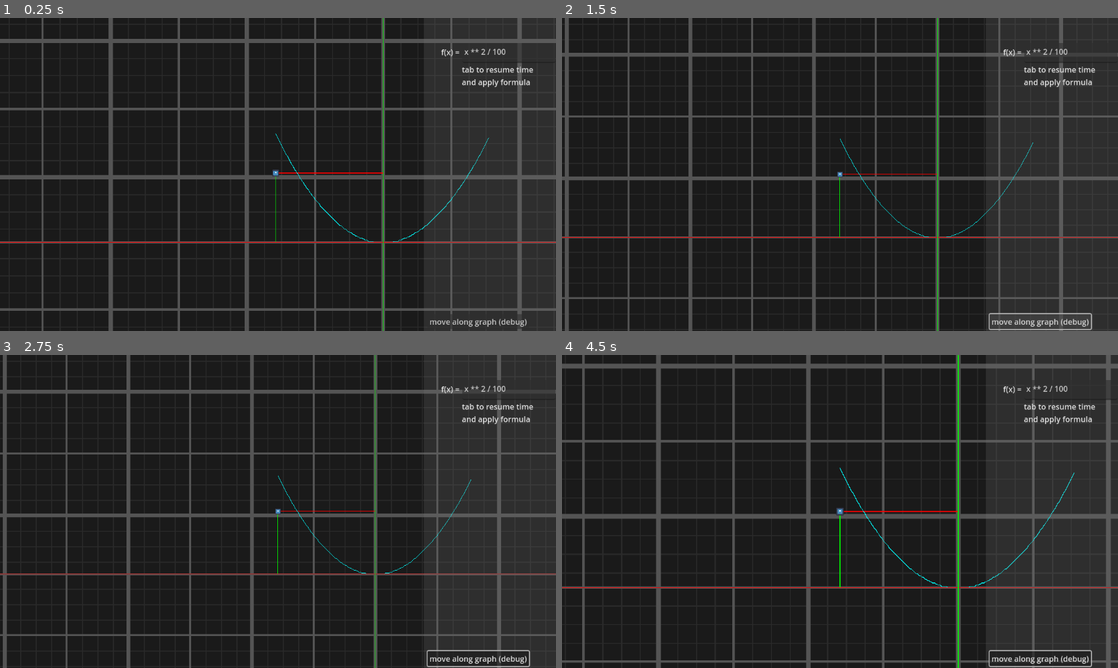
Above: before the commit, frames 1-4 (two rows, left to right).
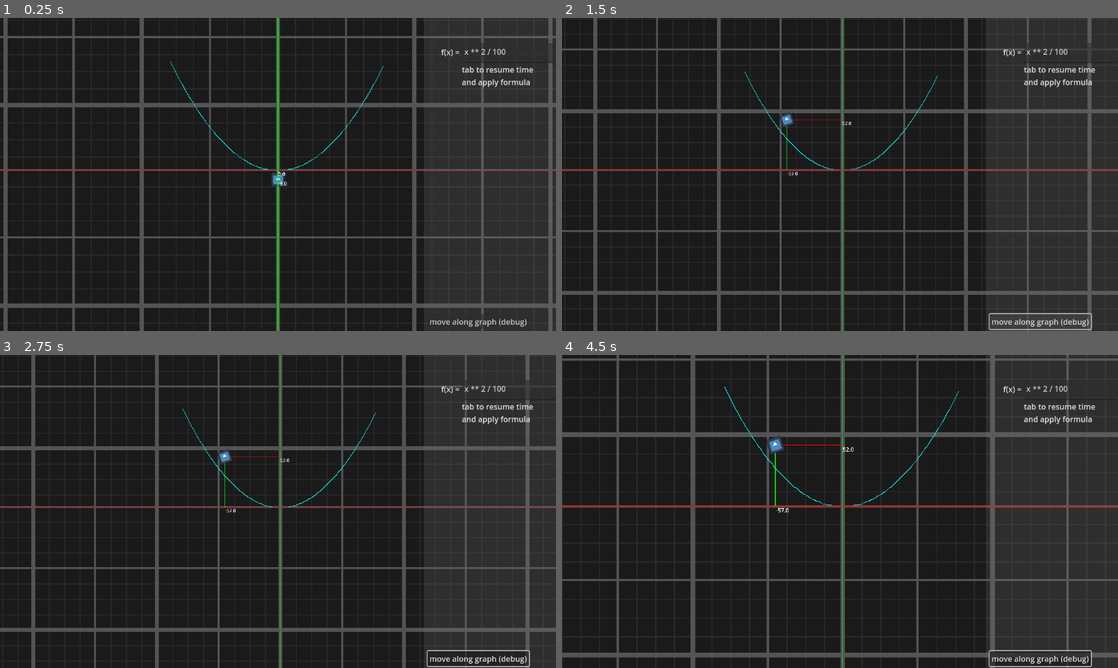
Above: after the commit, the same moments.

Repository: boiiiiiiiii12355/graph-combat
Game: Godot game, scene res://Scenes/game.tscn
Same seed, same stepped clock (60 frames per second), same inputs: the game is played once before the commit and once after it. The engine's default icon, where the game draws it, is replaced by a stand-in: a white triangle on a blue panel in a dark square.
Inputs (mouse positions are in pixels of both pictures, inside the frame that each line leads up to):
- Up to frame 1 (0.25 s): no input
- Up to frame 2 (1.5 s): click "move along graph (debug)" at 0.5 s; click "move along graph (debug)" at 1.25 s
- Up to frame 3 (2.75 s): click "move along graph (debug)" at 2 s
- Up to frame 4 (4.5 s): tap Enter at 2.75 s; move the mouse to (962, 495) at 2.77 s; tap Mouse wheel down (zoom in) at 2.85, 4.35 s; tap Space at 3.5 s; move the mouse to (728, 527) at 3.52 s; tap Mouse wheel up (zoom out) at 3.6 s; move the mouse to (895, 442) at 4.27 s

The runs differ from the first frame. In frame 1, 19% of the frame differs, in the area x 0-100%, y 0-100%; in frame 2, 18%; in frame 3, 18%; in frame 4, 19%.

Commit message:
added sling on graph ride end
note to self: plz fix the terrible orginization of code

Signed-off-by: Mel_The_Idiot <melvinngoi123@gmail.com>

Diff:
--- a/Scenes/path_calc.tscn
+++ b/Scenes/path_calc.tscn
@@ -1,6 +1,4 @@
-[gd_scene load_steps=3 format=3 uid="uid://olbouuixcjs4"]
-
-[ext_resource type="PackedScene" uid="uid://rqghv24q68xe" path="res://Scenes/rope.tscn" id="1_58riu"]
+[gd_scene load_steps=2 format=3 uid="uid://olbouuixcjs4"]
 
 [sub_resource type="Curve2D" id="Curve2D_rg6wx"]
 _data = {
@@ -12,7 +10,4 @@
 curve = SubResource("Curve2D_rg6wx")
 
 [node name="follow_this" type="PathFollow2D" parent="."]
-rotates = false
 loop = false
-
-[node name="Rope" parent="follow_this" instance=ExtResource("1_58riu")]
--- a/Scenes/player.tscn
+++ b/Scenes/player.tscn
@@ -16,7 +16,7 @@
 graph = NodePath("Rulers/graph")
 
 [node name="Icon" type="Sprite2D" parent="."]
-scale = Vector2(0.05, 0.05)
+scale = Vector2(0.1, 0.1)
 texture = ExtResource("1_v0iea")
 
 [node name="CollisionShape2D" type="CollisionShape2D" parent="."]
--- a/Scenes/rope.tscn
+++ b/Scenes/rope.tscn
@@ -29,7 +29,7 @@
 shape = SubResource("CapsuleShape2D_aw0jv")
 
 [node name="PinJoint2D" type="PinJoint2D" parent="Rope_seg1/CollisionShape2D"]
-position = Vector2(0, -6)
+position = Vector2(0, -13)
 node_a = NodePath("../../../pin")
 node_b = NodePath("../..")
 
--- a/scripts/player.gd
+++ b/scripts/player.gd
@@ -5,7 +5,7 @@
 @export var ruler_x_color = Color(0.788, 0.0, 0.0, 1.0)
 @export var ruler_y_color = Color(0.0, 0.672, 0.0, 1.0)
 @export var ruler_width = 0.4
-
+var graph_end
 var paused = true
 
 func _ready() -> void:
@@ -17,6 +17,7 @@
 	graph_mem.resize(graph.get_point_count())
 	center_point = roundi((graph.get_point_count() + 1) / 2)
 
+
 func init_path():
 	path.curve.clear_points()
 	for pt in graph.get_point_count():
@@ -24,48 +25,31 @@
 
 
 func _physics_process(delta: float) -> void:
-	check_time()
 	ruler()
 	graphing()
-	global_position = rope_grab_point.global_position
 	if paused == false:
-		rope_ride()
 		movement()
-
 
 
 var move_on_graph = false
 var accel = 600
 func movement():
-	#var dist = sqrt((path_follow.global_position.x - global_position.x) ** 2 + (path_follow.global_position.y - global_position.y) ** 2)
-	#var dir = (path_follow.global_position - global_position).normalized()
-	#var req_vel = dir * accel
+	if not path_follow.progress == graph_end:
+		gravity_scale = 0
+		print(path_follow.progress)
+		print(graph_end)
+		rope_ride()
 
-	#linear_velocity = lerp(linear_velocity, linear_velocity + req_vel, 0.1)
 
-	if rope_grab_point:
-		global_position = rope_grab_point.global_position
-		gravity_scale = 0
+	else:
+		gravity_scale = .3
 
-@onready var rope = path.get_child(0).get_child(0)
-var rope_grab_point : RigidBody2D
+
 func rope_ride():
+	linear_velocity = (path_follow.global_position - global_position) * 100
+	angular_velocity = (rotation - path_follow.rotation) * 50
 	path_follow.progress += 10
 
-func check_time():
-#_______________________________________________rope pausing
-	for pt in rope.get_children():
-		if pt.is_class("RigidBody2D"):
-			if paused == true:
-				pt.linear_velocity = Vector2.ZERO
-				get_tree().paused = true
-				set_deferred("freeze", true)
-			else:
-				get_tree().paused = false
-				set_deferred("freeze", false)
-
-		if pt.name == "Rope_seg3":
-			rope_grab_point = pt
 
 func ruler():
 	ruler_x.set_point_position(1, Vector2(global_position.x, 0))
@@ -126,3 +110,5 @@
 
 func update_path(pt, req):
 	path.curve.set_point_position(pt, req)
+	graph_end = path.curve.get_baked_length()
+	print("baked" + str(graph_end))
